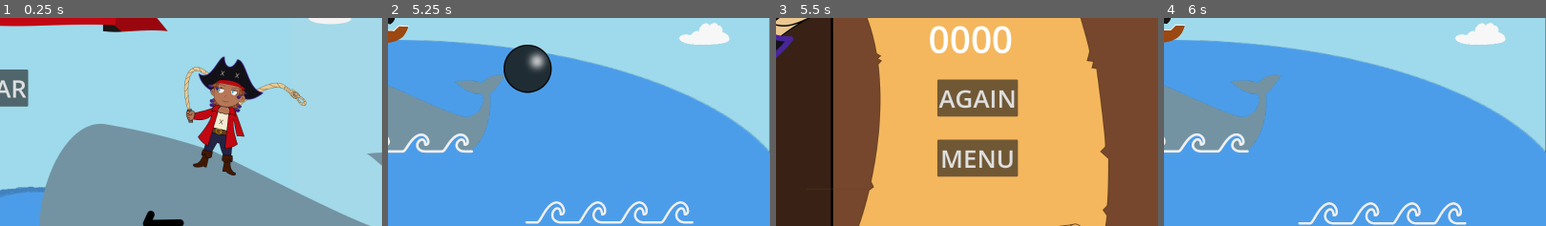
Above: before the commit, frames 1-4 (left to right).
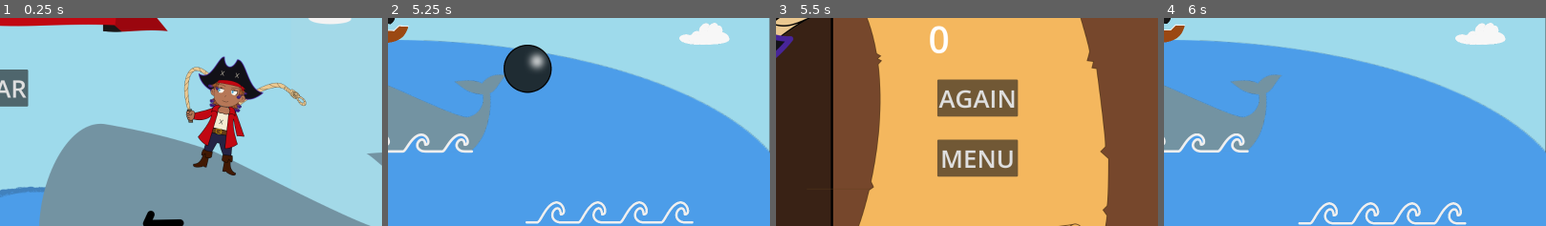
Above: after the commit, the same moments.

Repository: hhsoares/baleia
Game: Godot game, scene res://Scenes/menu.tscn
Same seed, same stepped clock (60 frames per second), same inputs: the game is played once before the commit and once after it.
Inputs (mouse positions are % of the whole screen's width and height, from its top left):
- Up to frame 1 (0.25 s): no input
- Up to frame 2 (5.25 s): click "JOGAR" at 0.5 s; click (94, 90) at 1.25 s; click (94, 90) at 2 s; click (94, 90) at 2.75 s; move the mouse to (85, 51) at 3.52 s; click (85, 51) at 3.67 s; move the mouse to (30, 60) at 4.27 s; click (30, 60) at 4.42 s; move the mouse to (34, 70) at 5.02 s; click (34, 70) at 5.17 s
- Up to frame 3 (5.5 s): no input
- Up to frame 4 (6 s): click "AGAIN" at 5.75 s
The pictures show only the part of the screen within x 50-100%, y 29-79%; the shares and areas given below are measured in that part.

Frames 1-2 are identical in both runs. In frame 3, 1.1% of the frame differs, in the area x 45-62%, y 3-17%; in frame 4, nothing differs.

Commit message:
Consertado score final

Diff:
--- a/Scripts/derrota.gd
+++ b/Scripts/derrota.gd
@@ -1,4 +1,9 @@
 extends Control
+
+@onready var txt_final_score: Label = $value_score
+
+func _process(_delta: float) -> void:
+	txt_final_score.text = str(Globals.score)
 
 # Jogar novamente
 func _on_btn_again_pressed() -> void:
Not shown: 1 places in Scenes/jogo.tscn that only renumber resources
